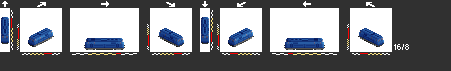
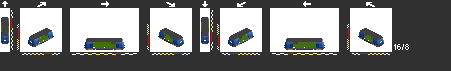
Revision of a layered 451x71 image; what changed, layer by layer:
showed "dsb1", painted on it over (x1=1, y1=17, x2=383, y2=50)
painted on "mz2" over (x1=2, y1=35, x2=383, y2=50)
